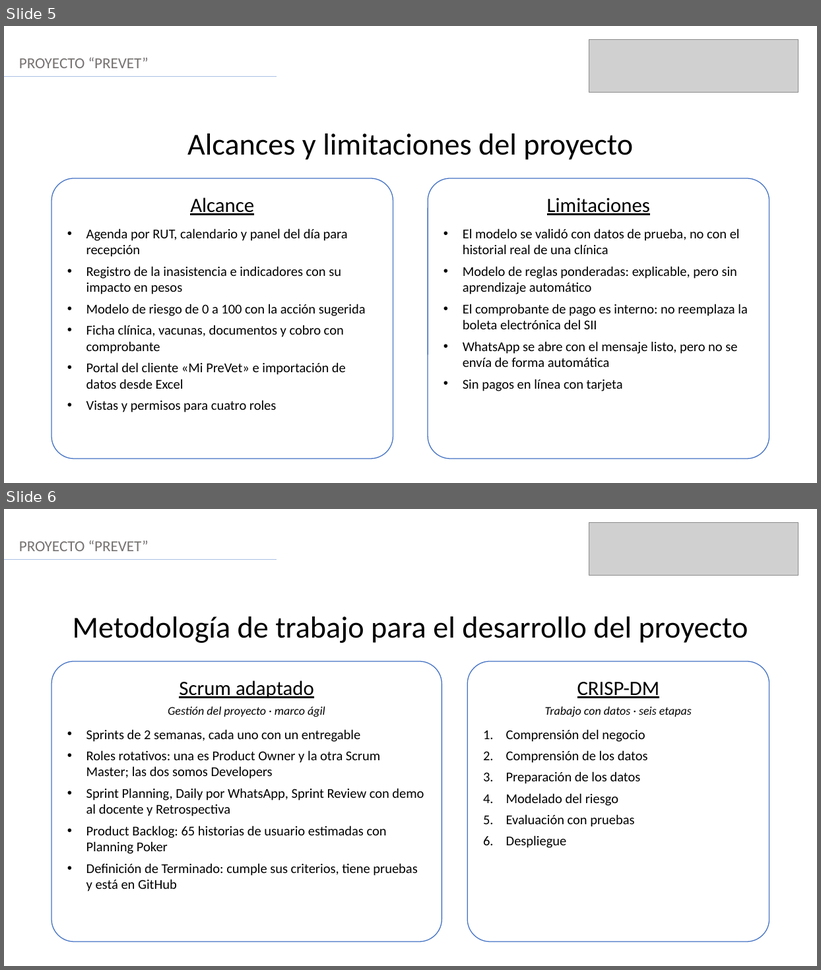
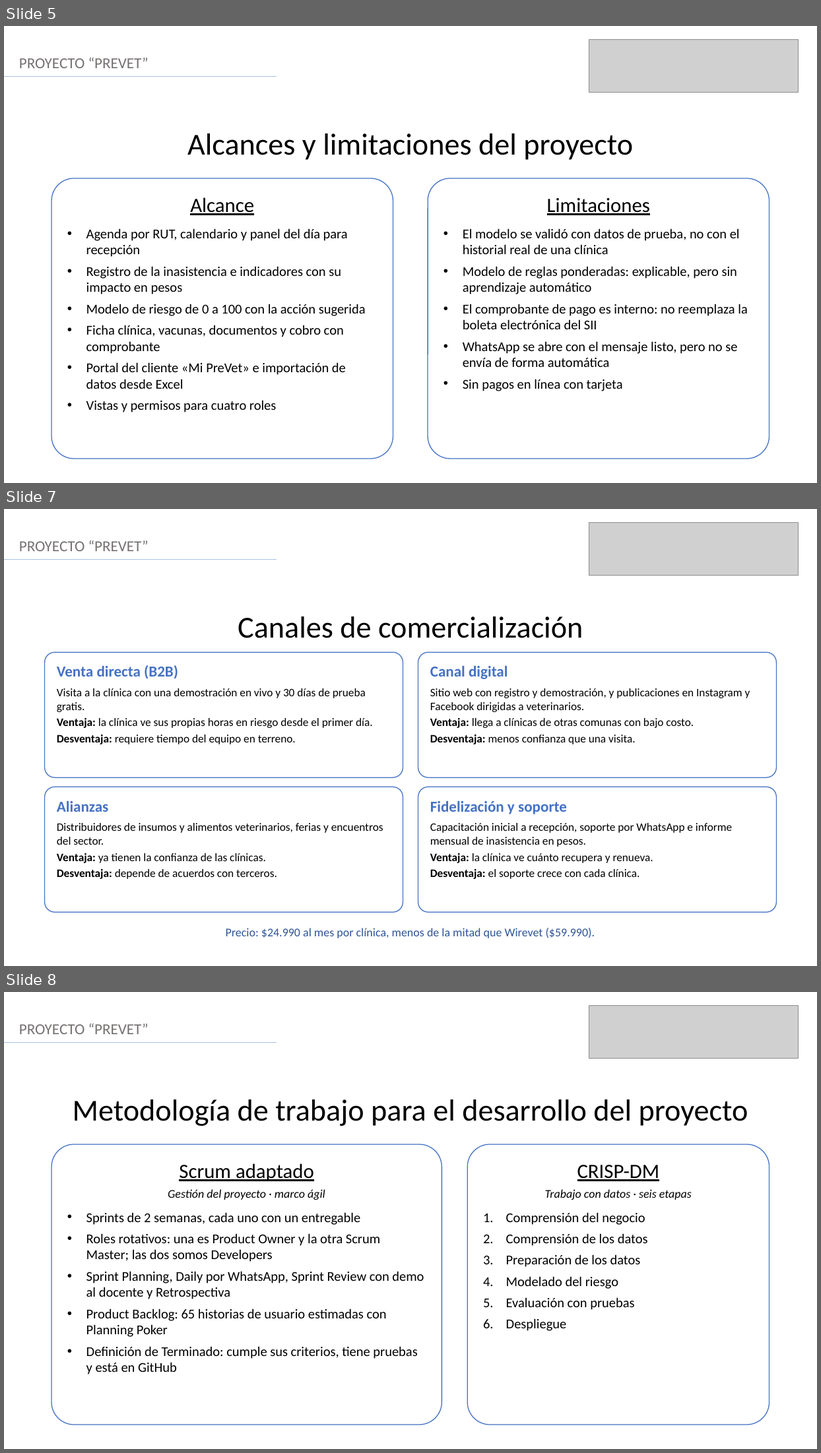
Before and after one commit to KatUci/PreVet, a slide deck: Fase 3/Evidencias Grupales/Presentación Final del proyecto (Español).pptx. Shown one above the other, each under a label of ours: slides 5 and 6 before the commit, slides 5, 7 and 8 after it; the slides between them are not shown. The pictures are 821x970 and 821x1453 pixels, drawn with LibreOffice and Linux fonts; fonts in the diff are those of the drawing; grey boxes stand for pictures. Boxes give left, top, right and bottom in pixels: in the first picture for what was removed or moved away, otherwise in the second. Text is boxed around its words. In the diff, an @@ line names an element or a change of style, - is before the commit and + after.

Commit message:
Agrega a la presentación final mercado, canales, riesgos, estructura del código y evaluación económica, con su planilla de cálculo

```diff
--- a/Fase 3/Evidencias Grupales/Presentación Final del proyecto (Español).pptx
+++ b/Fase 3/Evidencias Grupales/Presentación Final del proyecto (Español).pptx
@@ slide 7 added at [4, 509, 817, 966], background #FFFFFF @@
@@ picture added at [589, 523, 799, 576] @@
@@ text added at [19, 540, 149, 551], 18 pt, text #767171 @@
+PROYECTO “PREVET”
@@ line added from (4, 560) to (277, 560), #ABC0E4 1.25 pt @@
@@ text added at [238, 617, 583, 638], 36 pt, text #000000 @@
+Canales de comercialización
@@ rounded rectangle added at [45, 652, 403, 778], fill #FFFFFF, outline #4472C4 1 pt, 13.5 pt, text #000000 @@
+Venta directa (B2B)
+Visita a la clínica con una demostración en vivo y 30 días de prueba gratis.
+Ventaja: la clínica ve sus propias horas en riesgo desde el primer día.
+Desventaja: requiere tiempo del equipo en terreno.
@@ rounded rectangle added at [418, 652, 777, 778], fill #FFFFFF, outline #4472C4 1 pt, 13.5 pt, text #000000 @@
+Canal digital
+Sitio web con registro y demostración, y publicaciones en Instagram y Facebook dirigidas a veterinarios.
+Ventaja: llega a clínicas de otras comunas con bajo costo.
+Desventaja: menos confianza que una visita.
@@ rounded rectangle added at [45, 787, 403, 913], fill #FFFFFF, outline #4472C4 1 pt, 13.5 pt, text #000000 @@
+Alianzas
+Distribuidores de insumos y alimentos veterinarios, ferias y encuentros del sector.
+Ventaja: ya tienen la confianza de las clínicas.
+Desventaja: depende de acuerdos con terceros.
@@ rounded rectangle added at [418, 787, 777, 913], fill #FFFFFF, outline #4472C4 1 pt, 13.5 pt, text #000000 @@
+Fidelización y soporte
+Capacitación inicial a recepción, soporte por WhatsApp e informe mensual de inasistencia en pesos.
+Ventaja: la clínica ve cuánto recupera y renueva.
+Desventaja: el soporte crece con cada clínica.
@@ text added at [226, 928, 595, 939], 14 pt, text #2F5597 @@
+Precio: $24.990 al mes por clínica, menos de la mitad que Wirevet ($59.990).
@@ what was slide 6 is now slide 8 @@
```
Also in this commit, not shown: 2 slides changed, 7 other slides added, 1 other file.
